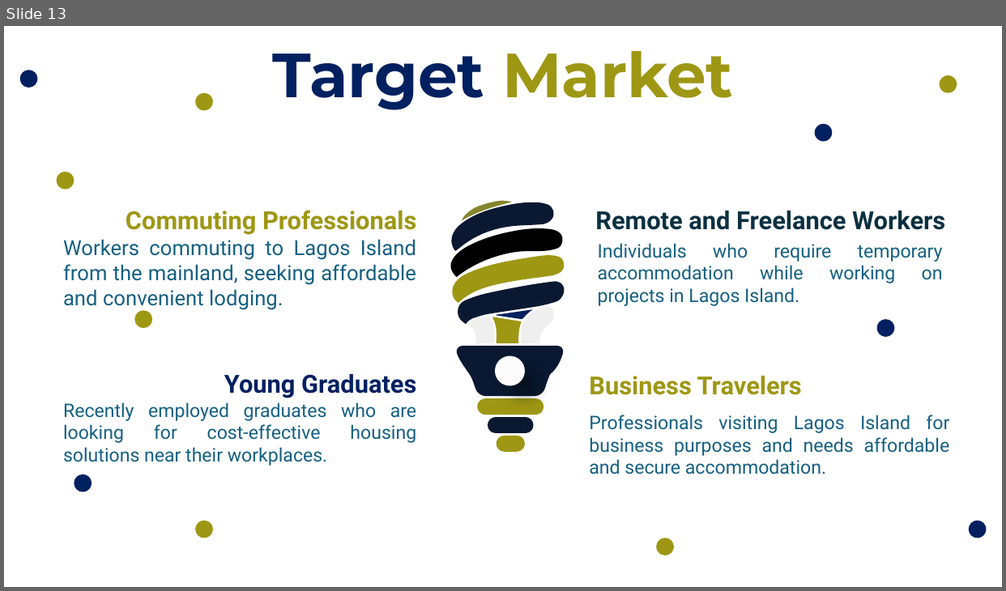
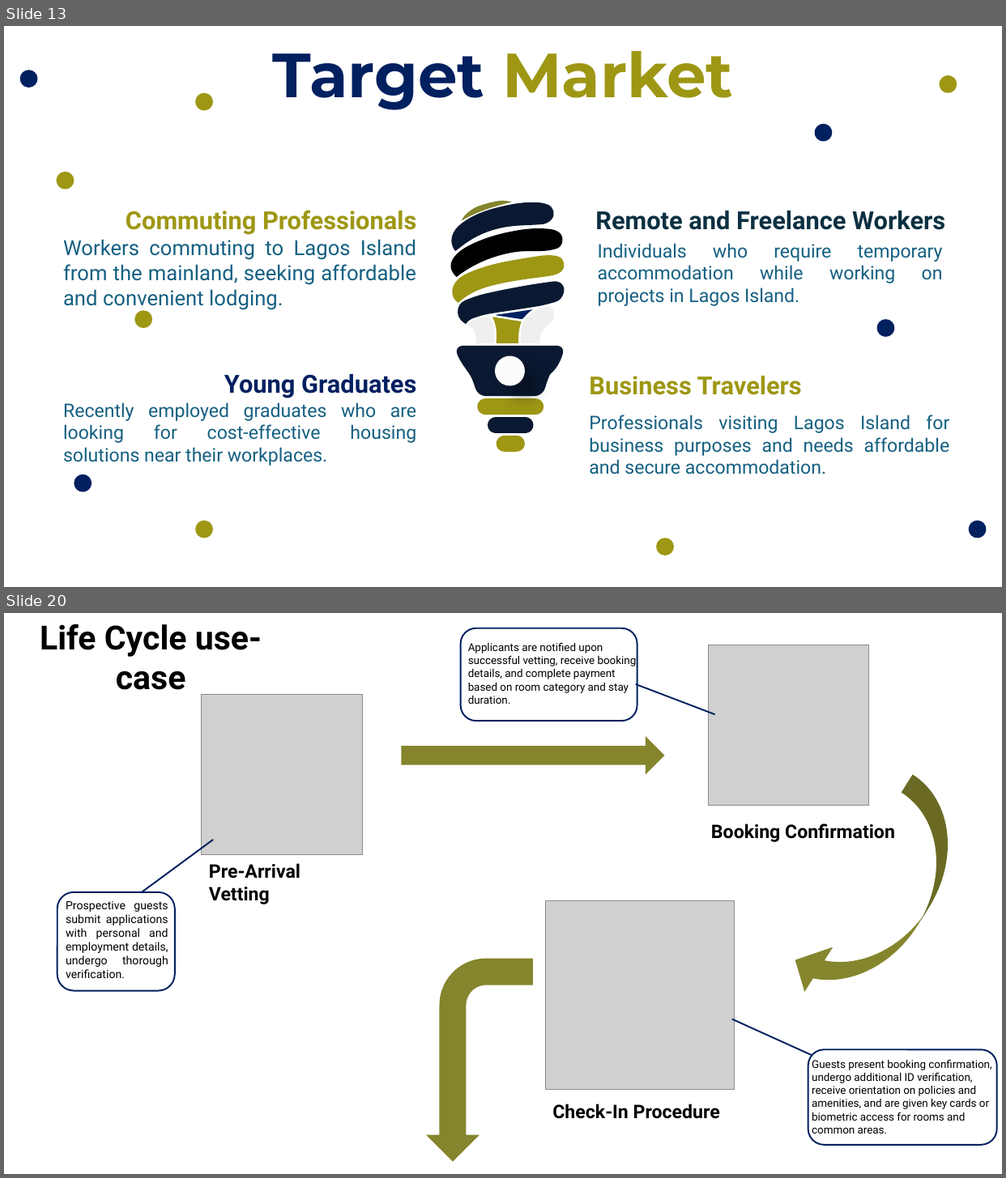
Before and after one commit to Gbekoilias/IslandRest-Hostel-Documentation, a slide deck: docs/Enhancing Hospitality IslandRest Hostel Operational Overview.pptx. Shown one above the other, each under a label of ours: slide 13 before the commit, slides 13 and 20 after it; the slides between them are not shown. The pictures are 1006x591 and 1006x1178 pixels, drawn with LibreOffice and Linux fonts; fonts in the diff are those of the drawing; grey boxes stand for pictures. Boxes give left, top, right and bottom in pixels: in the first picture for what was removed or moved away, otherwise in the second. Text is boxed around its words. In the diff, an @@ line names an element or a change of style, - is before the commit and + after.

```diff
--- a/docs/Enhancing Hospitality IslandRest Hostel Operational Overview.pptx
+++ b/docs/Enhancing Hospitality IslandRest Hostel Operational Overview.pptx
@@ slide 20 added at box(4, 613, 1002, 1174), background #FFFFFF @@
@@ text added at box(40, 624, 262, 690), 32 pt, text #000000, bold @@
+Life Cycle use-case
@@ rounded rectangle added at box(461, 628, 637, 721), outline #002060 1.5 pt @@
@@ text added at box(468, 642, 637, 704), 10.5 pt, text #000000 @@
+Applicants are notified upon successful vetting, receive booking details, and complete payment based on room category and stay duration.
@@ picture added at box(709, 645, 868, 806) @@
@@ line added from (636, 684) to (715, 715), #002060 1.5 pt @@
@@ picture added at box(202, 695, 362, 855) @@
@@ right arrow added at box(402, 736, 665, 775), fill #85852D @@
@@ curved left arrow added at box(781, 775, 985, 1029), fill #85852D @@
@@ text added at box(711, 824, 895, 842), 18 pt, text #000000, bold @@
+Booking Confirmation
@@ line added from (141, 893) to (213, 840), #002060 1.5 pt @@
@@ text added at box(209, 863, 300, 905), 18 pt, text #000000, bold @@
+Pre-Arrival Vetting
@@ rounded rectangle added at box(57, 892, 175, 991), outline #002060 1.5 pt @@
@@ text added at box(66, 901, 168, 978), 11 pt, text #000000 @@
+Prospective guests submit applications with personal and employment details, undergo thorough verification.
@@ picture added at box(545, 901, 734, 1090) @@
@@ bent arrow added at box(426, 959, 533, 1162), fill #85852D @@
@@ line added from (812, 1055) to (732, 1020), #002060 1.5 pt @@
@@ rounded rectangle added at box(808, 1050, 997, 1145), outline #002060 1.5 pt @@
@@ text added at box(812, 1059, 991, 1134), 10.5 pt, text #000000 @@
+Guests present booking confirmation, undergo additional ID verification, receive orientation on policies and amenities, and are given key cards or biometric access for rooms and common areas.
@@ text added at box(552, 1104, 720, 1119), 18 pt, text #000000, bold @@
+Check-In Procedure
```
Also in this commit, not shown: 3 slides changed, 9 other slides added, 1 slide removed, 5 other files.
